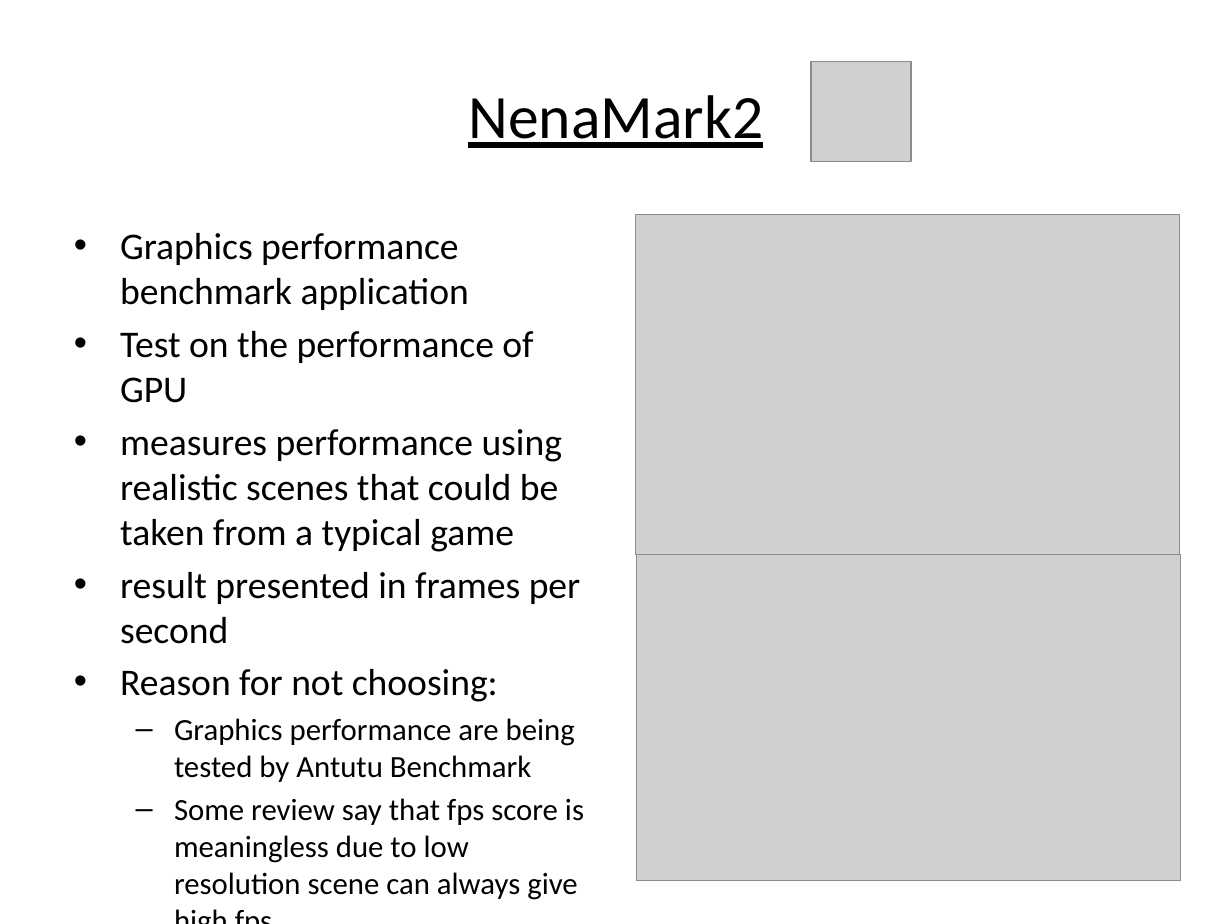
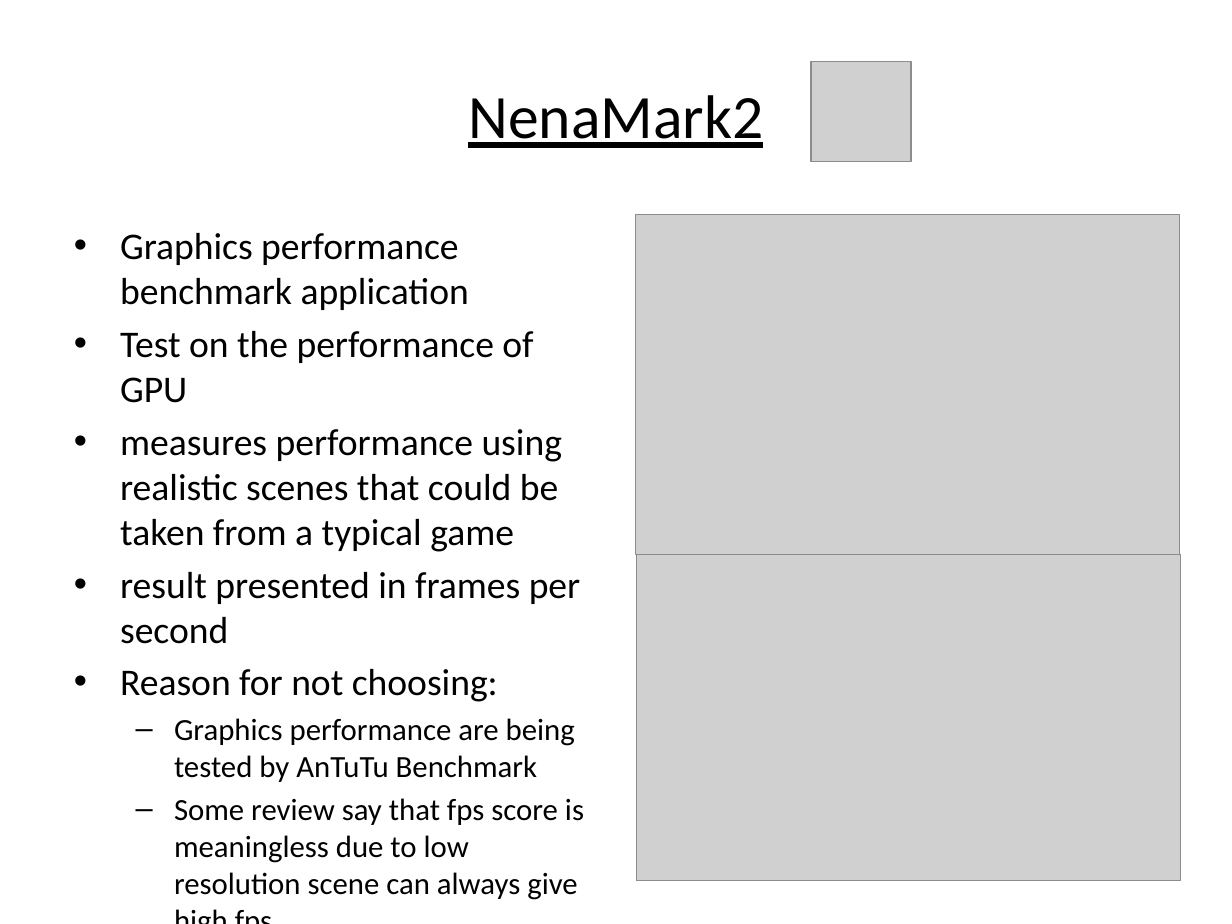
Before and after one commit to laikayeekelly/Benchmark, a slide deck: slide 14 of benchmark.pptx. Drawn at 1232x924 pixels with LibreOffice and Linux fonts; fonts in the diff are those of the drawing; grey boxes stand for pictures. Boxes give left, top, right and bottom in pixels: in the first picture for what was removed or moved away, otherwise in the second. Text is boxed around its words. In the diff, an @@ line names an element or a change of style, - is before the commit and + after.

Commit message:
powerpoint on android device benchmark

```diff
--- a/benchmark.pptx
+++ b/benchmark.pptx
@@ text at box(174, 718, 575, 782): text changed @@
-  – Graphics performance are being tested by Antutu Benchmark
+  – Graphics performance are being tested by AnTuTu Benchmark
```
Also in this commit, not shown: 7 other slides changed.
